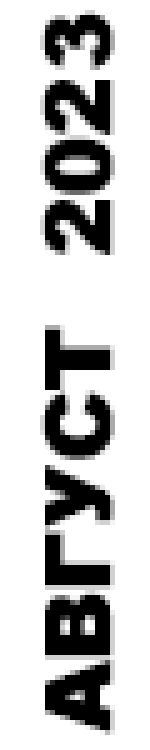
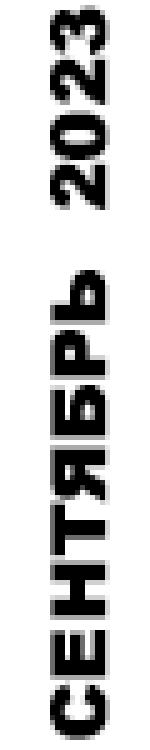
Revision of a layered 150×750 image; what changed, layer by layer:
renamed "АВГУСТ 2023" to "СЕНТЯБРЬ 2023", painted on it over [40, 5, 115, 740]
